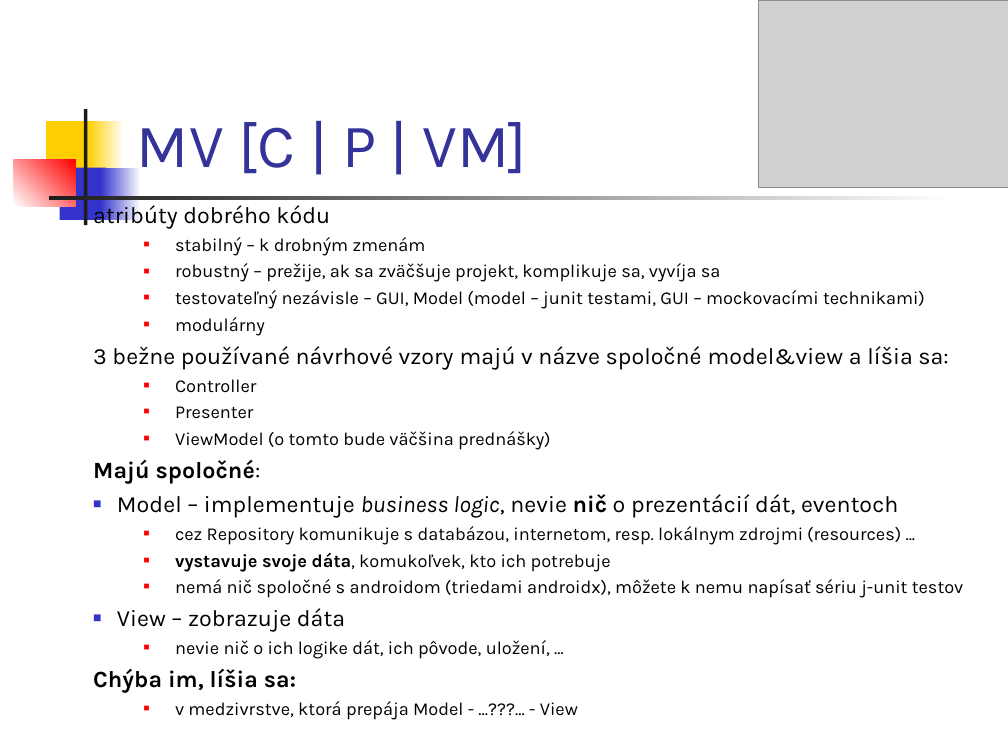
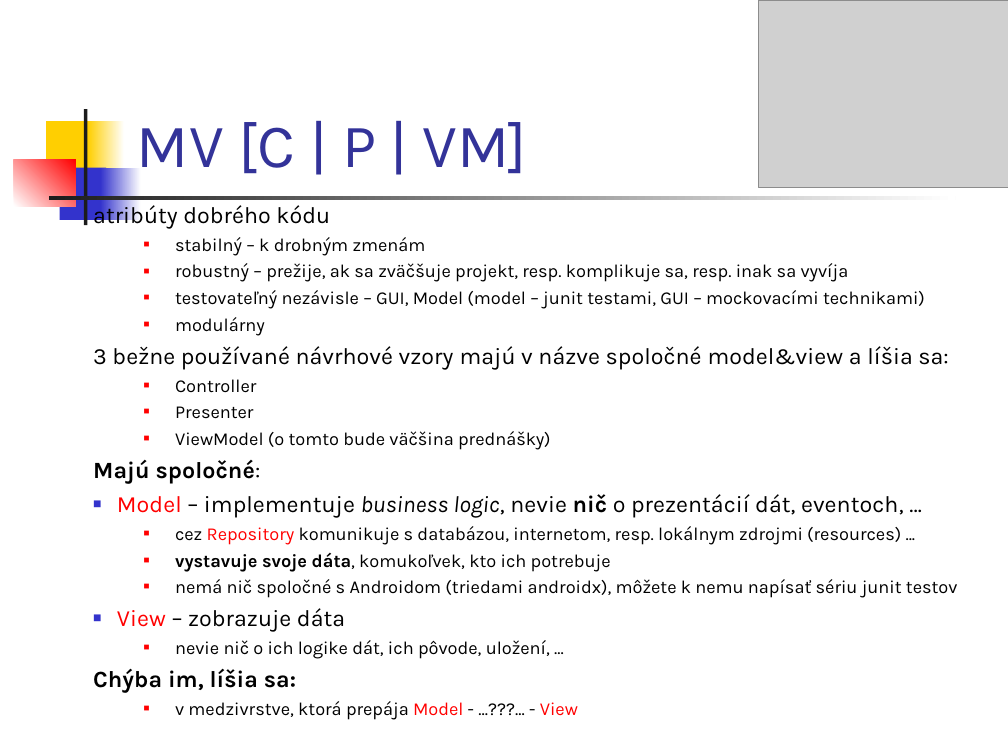
Before and after one commit to vmandro/Prednasky, a slide deck: slide 3 of 07/07_Android.ppt. Drawn at 1008x756 pixels with LibreOffice and Linux fonts; fonts in the diff are those of the drawing; grey boxes stand for pictures. Boxes give left, top, right and bottom in pixels: in the first picture for what was removed or moved away, otherwise in the second. Text is boxed around its words. In the diff, an @@ line names an element or a change of style, - is before the commit and + after.

```diff
--- a/07/07_Android.ppt
+++ b/07/07_Android.ppt
@@ text at [175, 263, 849, 282]: text changed @@
-  ■ robustný – prežije, ak sa zväčšuje projekt, komplikuje sa, vyvíja sa
+  ■ robustný – prežije, ak sa zväčšuje projekt, resp. komplikuje sa, resp. inak sa vyvíja
@@ text at [117, 494, 904, 518]: text changed @@
-■ Model – implementuje business logic, nevie nič o prezentácií dát, eventoch
+■ Model – implementuje business logic, nevie nič o prezentácií dát, eventoch, …
@@ text at [117, 526, 901, 720]: text colour #000000 to #FF0000 in "Repository", "View", "Model View" @@
@@ text at [175, 579, 958, 598]: text changed @@
-  ■ nemá nič spoločné s androidom (triedami androidx), môžete k nemu napísať sériu j-unit testov
+  ■ nemá nič spoločné s Androidom (triedami androidx), môžete k nemu napísať sériu junit testov
```
Also in this commit, not shown: 20 other slides changed, 1 other file.
